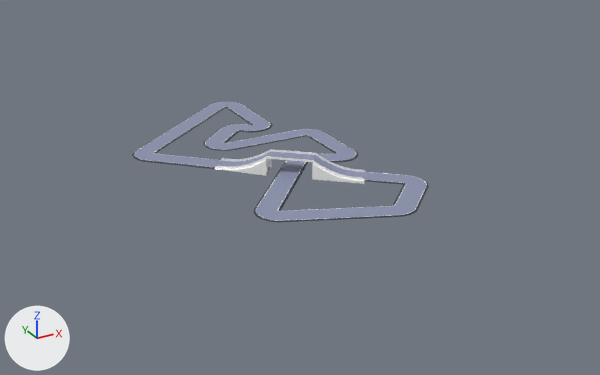
Before and after pictures for a commit that changed the glTF model Assets/dump/Models/Maps/SmokyRoad.glb.
Both versions are drawn from a 50 mm camera at (-880.0, -1615.0, 753.0) aimed at (-14.0, -40.0, -34.0). Arrows for +X, +Y and +Z are at lower left; the lights stay in place.

Objects in the first picture: 'SmokyRoad'.
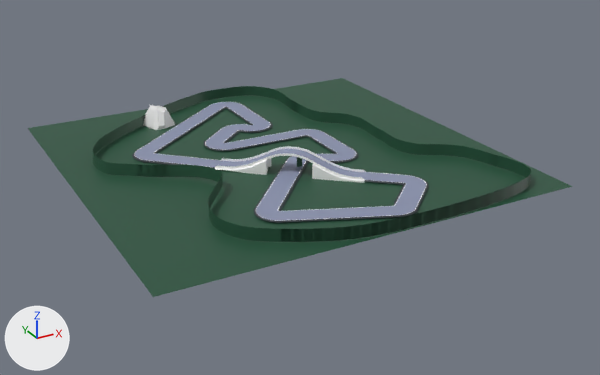
Where the change shows, as pixel boxes (x1, y1, x2, y2) in the pictures (600 x 375 px):
'Ground', added (green): after (28, 78, 573, 297)
'Plane.004', added (green): after (93, 86, 531, 242)
'The rock', added: after (143, 105, 175, 130)
'Plane.003', added: after (297, 157, 302, 167)

What the commit changed:
Mesh me_plane_012 is new.
It has 12480 vertices, 6240 faces and spans x -418.0..442.0, y -388.0..600.0, z -4.0..32.0.
It uses material mat_material_001 (picture img_aap_64_32x).
Mesh me_plane_011 is new.
It has 4 vertices, 2 faces and spans x -0.7..14.4, y 0.0, z 0.8..29.5.
It uses material mat_material_001 (picture img_aap_64_32x).
Mesh me_cube_038 is new.
It has 28 vertices, 52 faces and spans x -202.4..-110.8, y 375.5..462.5, z -39.5..16.1.
Mesh me_plane_005 is new.
It has 8 vertices, 4 faces and spans x -500.0..500.0, y -647.0..608.0, z -8.0..-6.0.
It uses material mat_material_001 (picture img_aap_64_32x).
Object 'Plane.004' (ob_plane_004) is new; it shows me_plane_012.
Its location is (0.0, 0.0, 0.0).
Object 'Plane.003' (ob_plane_003) is new; it shows me_plane_011.
Its location is (0.0, 0.0, 0.0).
Object 'The rock' (ob_the_rock) is new; it shows me_cube_038.
Its location is (-20.0, 45.0, 32.0).
Object 'Ground' (ob_ground) is new; it shows me_plane_005.
Its location is (0.0, 0.0, 1.0).
